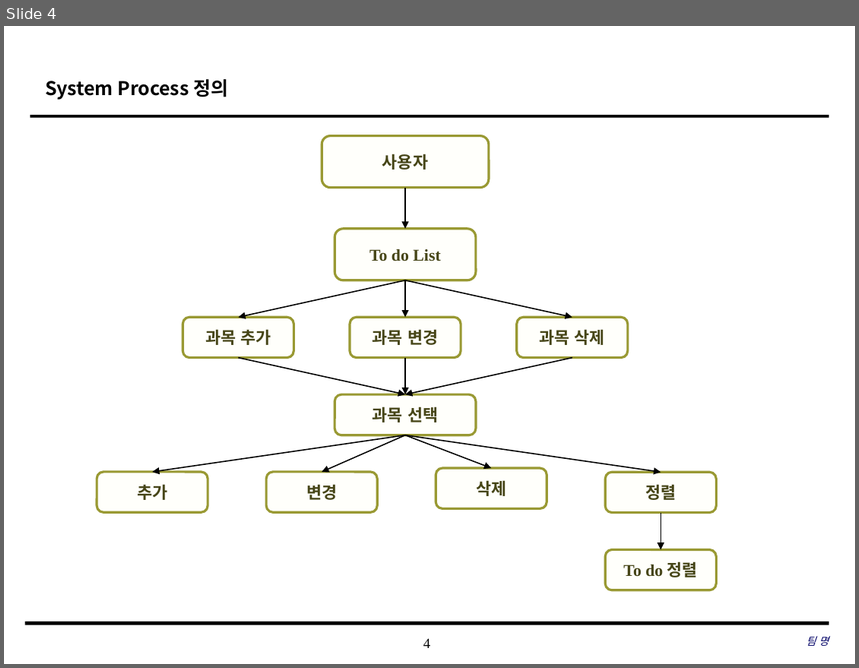
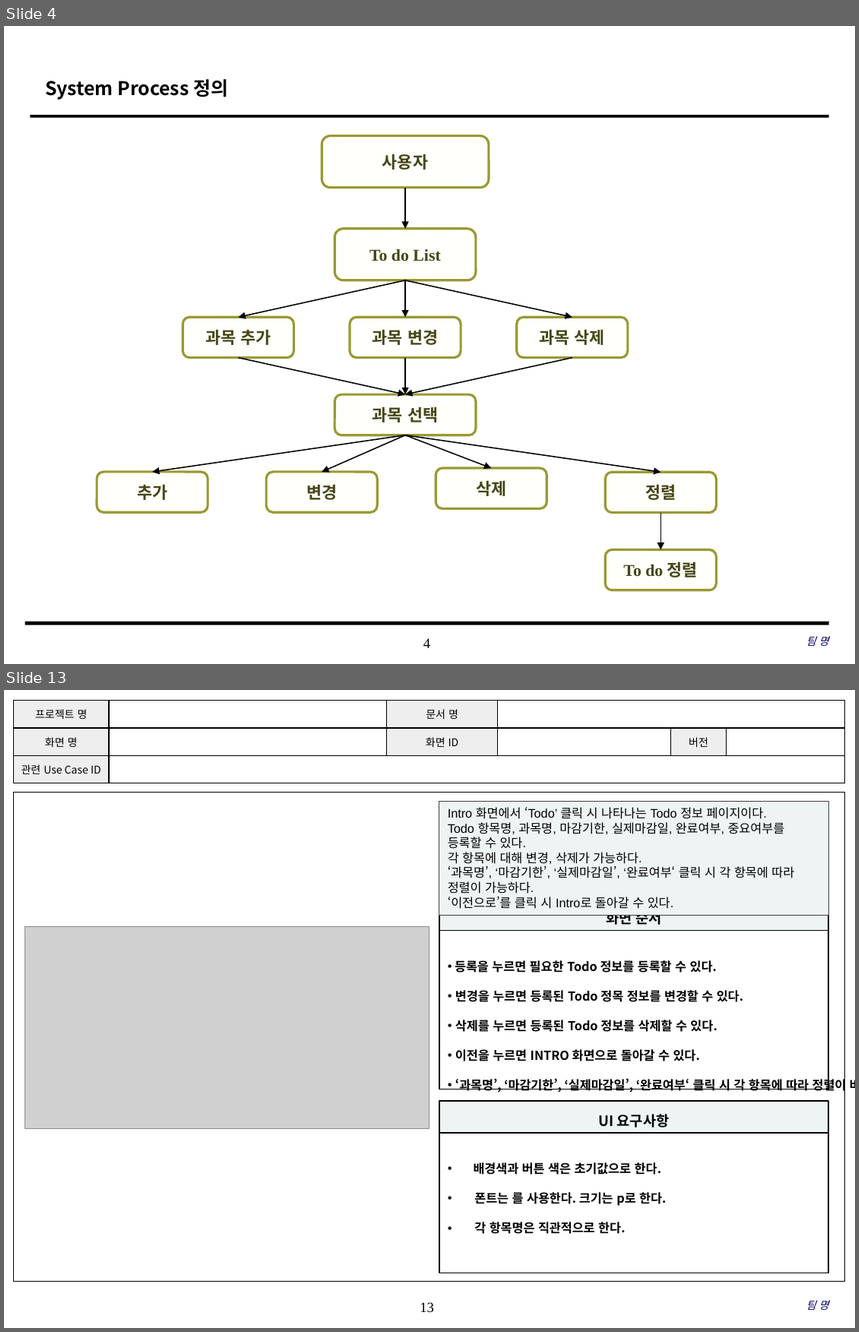
Before and after one commit to SE-admin/7, a slide deck: doc/3_ 설계서/UI Design Template.pptx. Shown one above the other, each under a label of ours: slide 4 before the commit, slides 4 and 13 after it; the slides between them are not shown. The pictures are 859x668 and 859x1332 pixels, drawn with LibreOffice and Linux fonts; fonts in the diff are those of the drawing; grey boxes stand for pictures; background and template pictures are left out. Boxes give left, top, right and bottom in pixels: in the first picture for what was removed or moved away, otherwise in the second. Text is boxed around its words. In the diff, an @@ line names an element or a change of style, - is before the commit and + after.

```diff
--- a/doc/3_ 설계서/UI Design Template.pptx
+++ b/doc/3_ 설계서/UI Design Template.pptx
@@ slide 13 added at [4,690,855,1328], background #FFFFFF; not listed: 1 template element that a slide beside it also shows @@
@@ table added at [13,700,844,783], 3 rows, 6 columns @@
+프로젝트 명 |  | 문서 명 |  |  | 
+화면 명 |  | 화면 ID |  | 버전 | 
+관련 Use Case ID |  |  |  |  | 
@@ rectangle added at [13,792,845,1281], outline #000000 0.75 pt @@
@@ rectangle added at [439,802,829,916], fill #EEF4F4, outline #404040 0.75 pt, 10.5 pt, text #000000 @@
+Intro 화면에서 ‘Todo’ 클릭 시 나타나는 Todo 정보 페이지이다.
+Todo 항목명, 과목명, 마감기한, 실제마감일, 완료여부, 중요여부를 등록할 수 있다.
+각 항목에 대해 변경, 삭제가 가능하다.
+‘과목명’, ‘마감기한’, ‘실제마감일’, ‘완료여부‘ 클릭 시 각 항목에 따라 정렬이 가능하다.
+‘이전으로’를 클릭 시 Intro로 돌아갈 수 있다.
@@ rectangle added at [439,898,829,931], fill #EEF4F4, outline #000000 1 pt, 12 pt, text #000000, bold @@
+화면 순서
@@ picture added at [25,926,430,1129] @@
@@ rectangle added at [439,931,829,1089], fill #FFFFFF, outline #000000 1 pt, 10.5 pt, text #000000, bold @@
+• 등록을 누르면 필요한 Todo 정보를 등록할 수 있다.
+• 변경을 누르면 등록된 Todo 정목 정보를 변경할 수 있다.
+• 삭제를 누르면 등록된 Todo 정보를 삭제할 수 있다.
+• 이전을 누르면 INTRO 화면으로 돌아갈 수 있다.
+• ‘과목명’, ‘마감기한’, ‘실제마감일’, ‘완료여부‘ 클릭 시 각 항목에 따라 정렬이 바뀐다.
@@ rectangle added at [439,1101,829,1134], fill #EEF4F4, outline #000000 1 pt, 12 pt, text #000000, bold @@
+UI 요구사항
@@ rectangle added at [439,1134,829,1274], fill #FFFFFF, outline #000000 1 pt, 10.5 pt, text #000000, bold @@
+• 배경색과 버튼 색은 초기값으로 한다.
+• 폰트는 를 사용한다. 크기는 p로 한다.
+• 각 항목명은 직관적으로 한다.
@@ text added at [807,1301,829,1310], 9 pt, text #000066, italic @@
+팀 명
```
Also in this commit, not shown: 2 slides changed, 12 other slides added, 1 slide removed.
